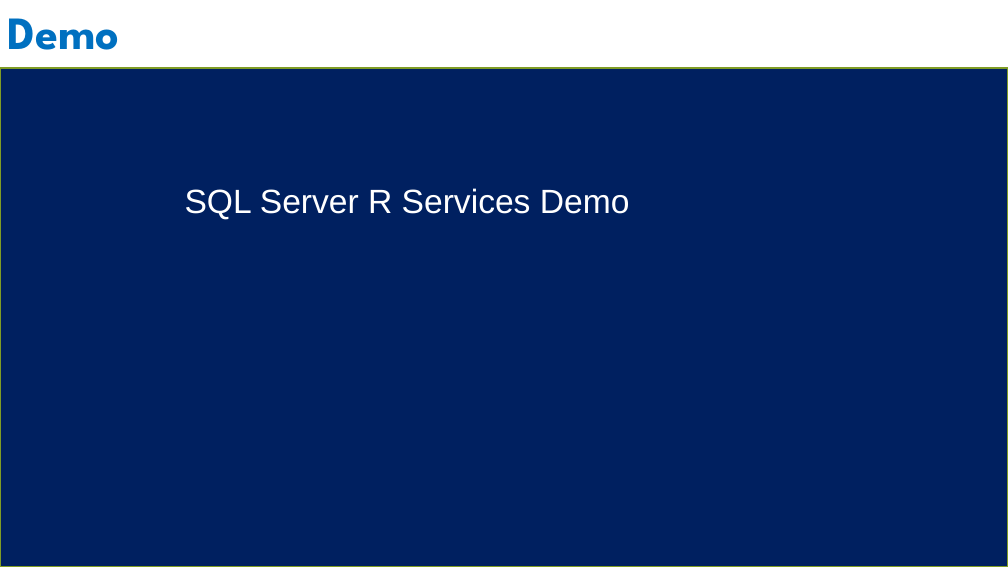
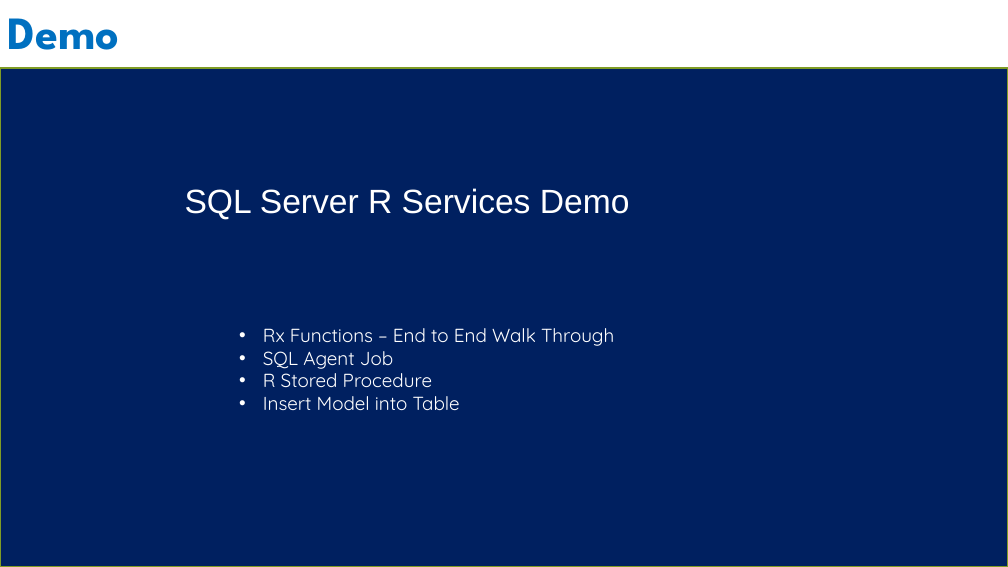
Before and after one commit to bcafferky/shared, a slide deck: slide 44 of SQLServerMLServer/SQLServerMLServer.pptx. Drawn at 1008x567 pixels with LibreOffice and Linux fonts; fonts in the diff are those of the drawing; background and template pictures are left out. Boxes give left, top, right and bottom in pixels: in the first picture for what was removed or moved away, otherwise in the second. Text is boxed around its words. In the diff, an @@ line names an element or a change of style, - is before the commit and + after.

```diff
--- a/SQLServerMLServer/SQLServerMLServer.pptx
+++ b/SQLServerMLServer/SQLServerMLServer.pptx
@@ text added at [263,328,614,410], 18 pt, text #FFFFFF @@
+• Rx Functions – End to End Walk Through
+• SQL Agent Job
+• R Stored Procedure
+• Insert Model into Table
```
Also in this commit, not shown: 1 other slide changed, 2 slides added, 5 other files.
